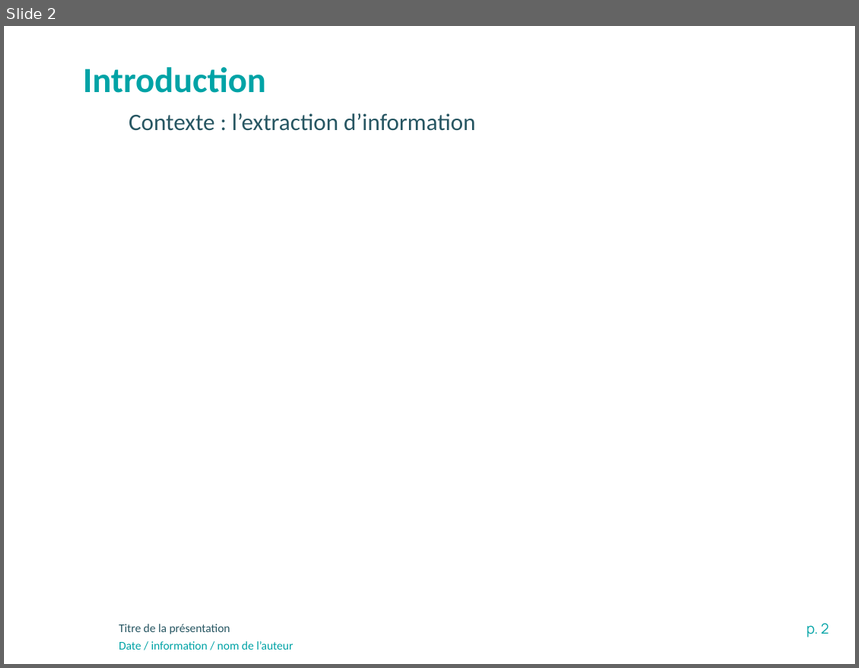
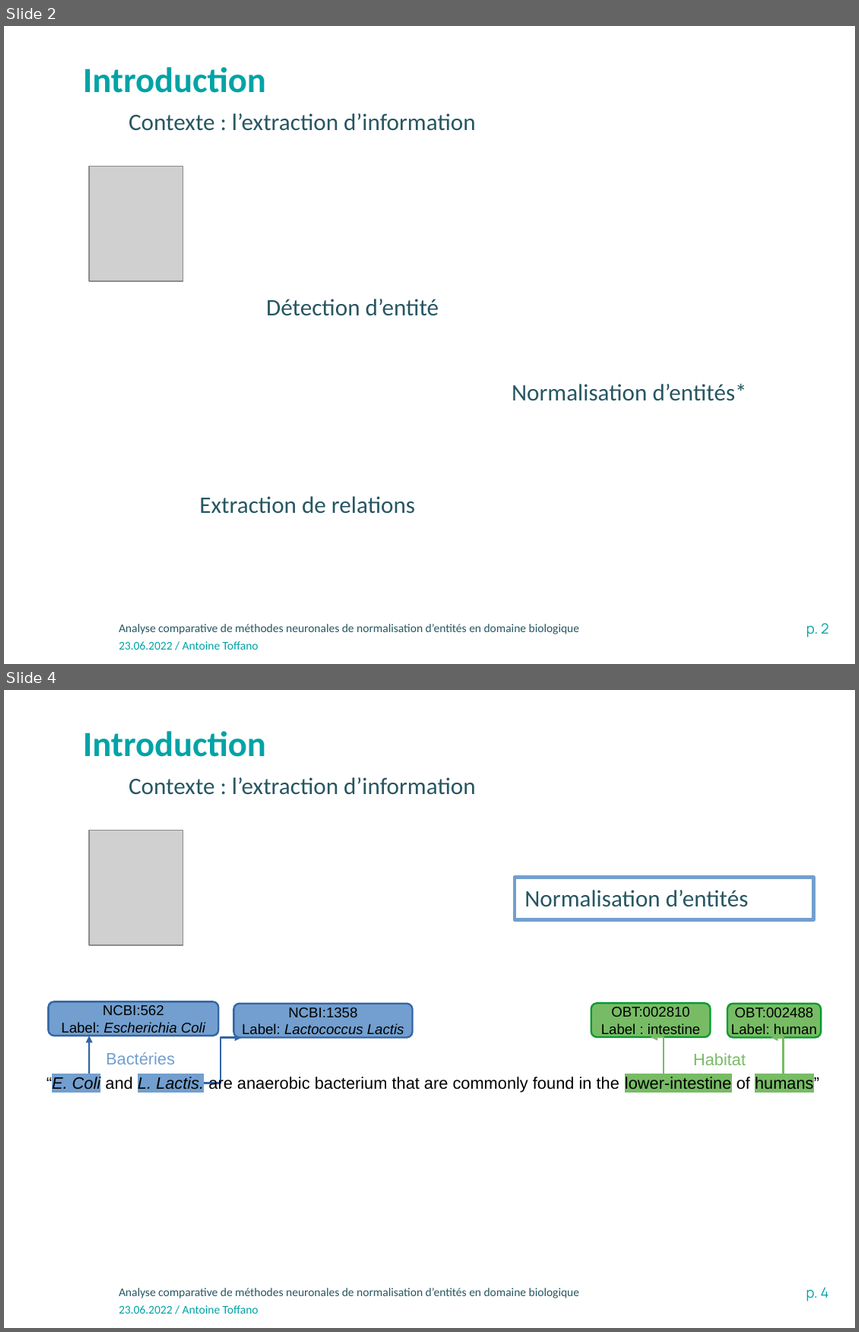
Before and after one commit to atoffano/entity-norm, a slide deck: Presentation-INRAE-format classique.pptx. Shown one above the other, each under a label of ours: slide 2 before the commit, slides 2 and 4 after it; the slides between them are not shown. The pictures are 859x668 and 859x1332 pixels, drawn with LibreOffice and Linux fonts; fonts in the diff are those of the drawing; grey boxes stand for pictures; background and template pictures are left out. Boxes give left, top, right and bottom in pixels: in the first picture for what was removed or moved away, otherwise in the second. Text is boxed around its words. In the diff, an @@ line names an element or a change of style, - is before the commit and + after.

```diff
--- a/Presentation-INRAE-format classique.pptx
+++ b/Presentation-INRAE-format classique.pptx
@@ slide 4 added at (4,690,855,1328), background #FFFFFF; not listed: 3 template elements that a slide beside it also shows @@
@@ text added at (83,731,266,757), 30 pt, text #00A3A6, bold @@
+Introduction
@@ text added at (129,777,475,795), 20 pt, text #275662 @@
+Contexte : l’extraction d’information
@@ picture added at (89,831,183,945) @@
@@ rectangle added at (515,877,814,920), outline #729FCF 3 pt, 20 pt, text #275662 @@
+Normalisation d’entités
@@ freeform shape added at (48,1002,218,1036), fill #729FCF, outline #3465A4 1.5 pt, 12 pt, text #000000, italic @@
+NCBI:562
+Label: Escherichia Coli
@@ freeform shape added at (234,1004,413,1038), fill #729FCF, outline #3465A4 1.5 pt, 12 pt, text #000000, italic @@
+NCBI:1358
+Label: Lactococcus Lactis
@@ freeform shape added at (591,1003,711,1037), fill #77BC65, outline #069A2E 1.5 pt, 12 pt, text #000000 @@
+OBT:002810
+Label : intestine
@@ freeform shape added at (728,1004,821,1038), fill #77BC65, outline #069A2E 1.5 pt, 12 pt, text #000000 @@
+OBT:002488
+Label: human
@@ arrow added from (89, 1087) to (89, 1036), #3465A4 1.5 pt @@
@@ text added at (106,1053,175,1065), 14 pt, text #729FCF @@
+Bactéries
@@ elbow arrow added from (200, 1083) to (241, 1038), #3465A4 1.5 pt @@
@@ elbow arrow added from (677, 1090) to (651, 1037), #77BC65 1.5 pt @@
@@ text added at (693,1053,746,1065), 14 pt, text #77BC65 @@
+Habitat
@@ elbow arrow added from (796, 1090) to (771, 1038), #77BC65 1.5 pt @@
@@ text added at (47,1075,819,1092), 14 pt, text #000000 @@
+“E. Coli and L. Lactis. are anaerobic bacterium that are commonly found in the lower-intestine of humans”
@@ slide 2 changed as well @@
@@ picture added at (89,167,183,281) @@
@@ text added at (266,299,439,316), 20 pt, text #275662 @@
+Détection d’entité
@@ text added at (512,384,747,401), 20 pt, text #275662 @@
+Normalisation d’entités*
@@ text added at (199,496,415,514), 20 pt, text #275662 @@
+Extraction de relations
@@ text at (119,624,579,635): text changed @@
-Titre de la présentation
+Analyse comparative de méthodes neuronales de normalisation d’entités en domaine biologique
@@ text at (119,642,259,650): text changed @@
-Date / information / nom de l’auteur
+23.06.2022 / Antoine Toffano
```
Also in this commit, not shown: 1 other slide changed, 15 other slides added, 19 other files.
